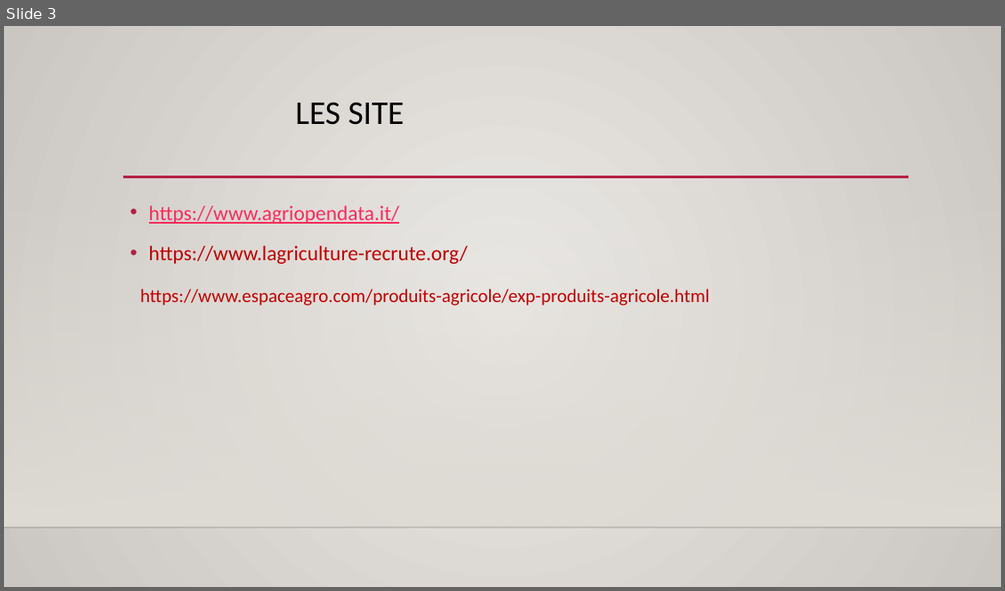
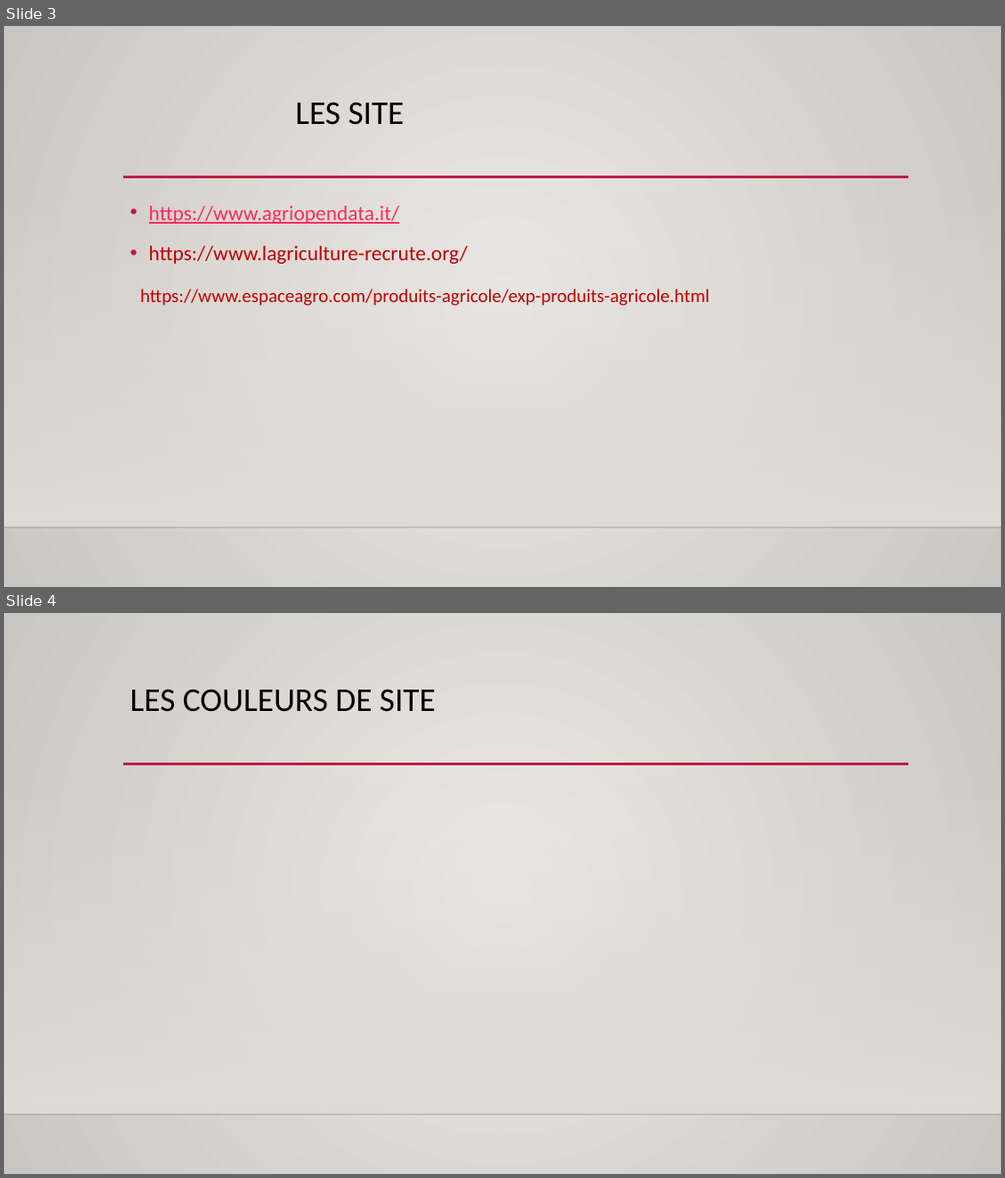
Before and after one commit to Babylon-Youcode/Agriculture-Management-System-And-Blockchain, a slide deck: benchmarking.pptx. Shown one above the other, each under a label of ours: slide 3 before the commit, slides 3 and 4 after it. The pictures are 1005x591 and 1005x1178 pixels, drawn with LibreOffice and Linux fonts; fonts in the diff are those of the drawing; background and template pictures are left out. Boxes give left, top, right and bottom in pixels: in the first picture for what was removed or moved away, otherwise in the second. Text is boxed around its words. In the diff, an @@ line names an element or a change of style, - is before the commit and + after.

```diff
--- a/benchmarking.pptx
+++ b/benchmarking.pptx
@@ slide 4 added at box(4, 613, 1001, 1174), background gradient #ECEAE7 to #CAC7C1; not listed: 3 template elements that a slide beside it also shows @@
@@ title added at box(130, 689, 436, 712), 32 pt, text #000000 @@
+LES COULEURS DE SITE
```
Also in this commit, not shown: 4 other files.
